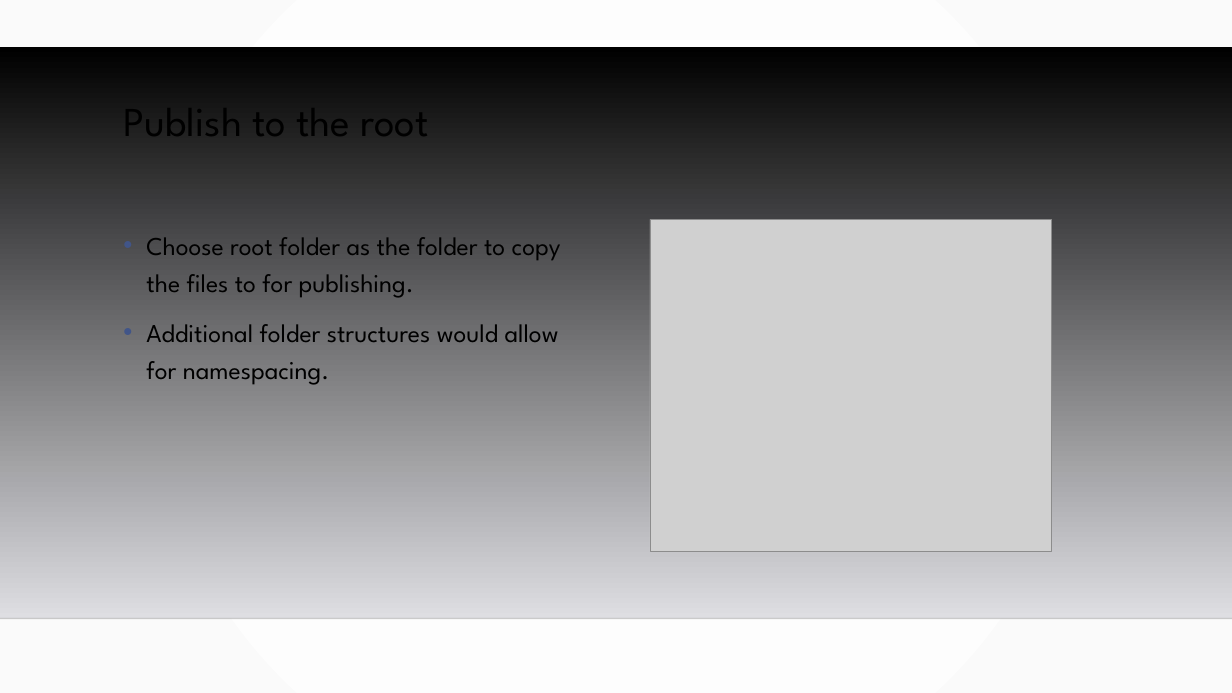
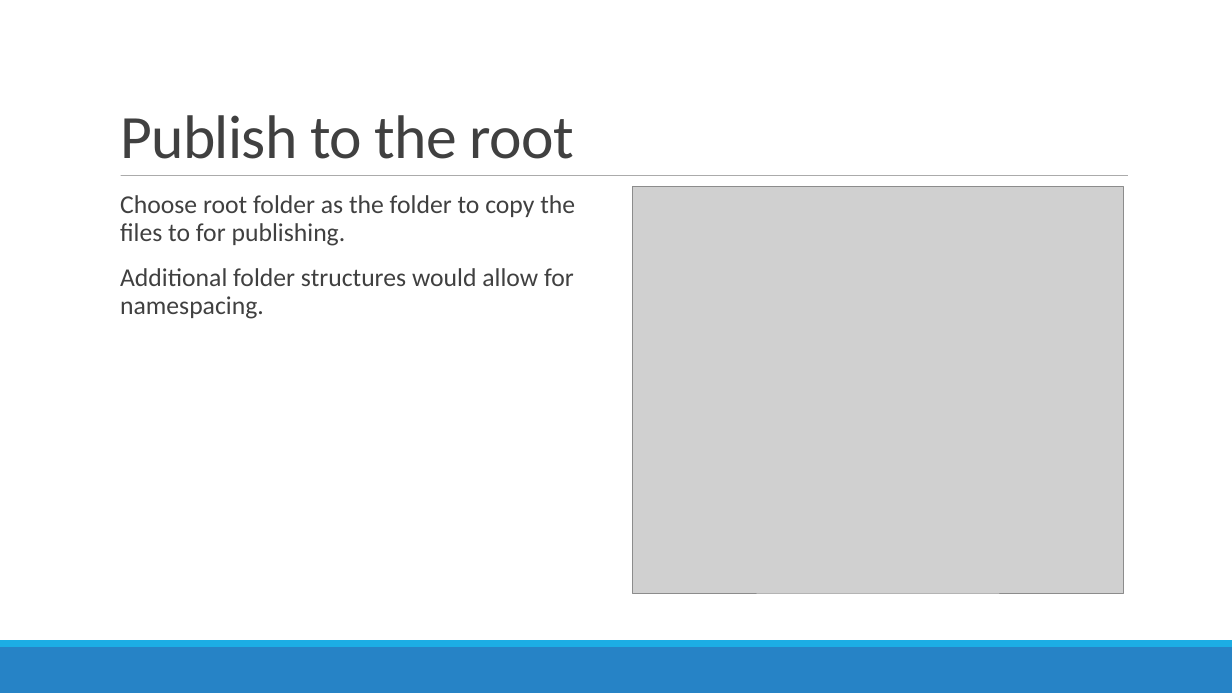
Before and after one commit to MGIS-UMN/GIS5577_week11, a slide deck: slide 30 of Creating_geospatial_services_ArcGIS.odp (slide 32 before the commit). Drawn at 1232x693 pixels with LibreOffice and Linux fonts; fonts in the diff are those of the drawing; grey boxes stand for pictures; background and template pictures are left out. Boxes give left, top, right and bottom in pixels: in the first picture for what was removed or moved away, otherwise in the second. Text is boxed around its words. In the diff, an @@ line names an element or a change of style, - is before the commit and + after.

```diff
--- a/Creating_geospatial_services_ArcGIS.odp
+++ b/Creating_geospatial_services_ArcGIS.odp
@@ background gradient #FFFFFF to #FAFAFA to #FFFFFF @@
@@ title "Publish to the root": place and size @@
-title "Publish to the root" at box(124, 90, 428, 151)
+title "Publish to the root" at box(120, 115, 574, 159)
@@ title "Publish to the root" at box(120, 115, 574, 159): size 32 to 48 pt, font League Spartan to Calibri, text colour #000000 to #404040, letter spacing 0 to -0.5 pt; line spacing 0.9 to 0.85; vertical alignment top to bottom @@
@@ freeform shape removed at box(0, 47, 1232, 618) @@
@@ line added from (121, 176) to (1128, 176), #7F7F7F 0.51 pt @@
@@ text "Choose root folder as the ...": place and size @@
-text "Choose root folder as the ..." at box(146, 237, 561, 385)
+text "Choose root folder as the ..." at box(120, 195, 575, 319)
@@ text "Choose root folder as the ..." at box(120, 195, 575, 319): font League Spartan to Calibri, text colour #000000 to #404040; bullet • to  ; line spacing 1.2 to 0.9; more space between paragraphs; bullet colour #415588 to #1CADE4 @@
@@ picture: place and size @@
-picture at box(651, 219, 1052, 552)
+picture at box(632, 187, 1123, 593)
@@ line removed from (0, 618) to (1232, 618) @@
@@ freeform shape added at box(0, 647, 1232, 693), fill #2683C6 @@
@@ freeform shape added at box(0, 640, 1232, 647), fill #1CADE4 @@
```
Also in this commit, not shown: 36 other slides changed, 1 slide added, 4 slides removed, 2 other files.
